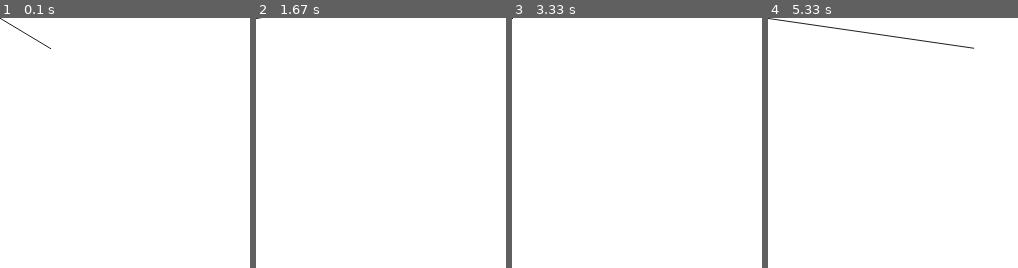
Above: before the commit, frames 1-4 (left to right).
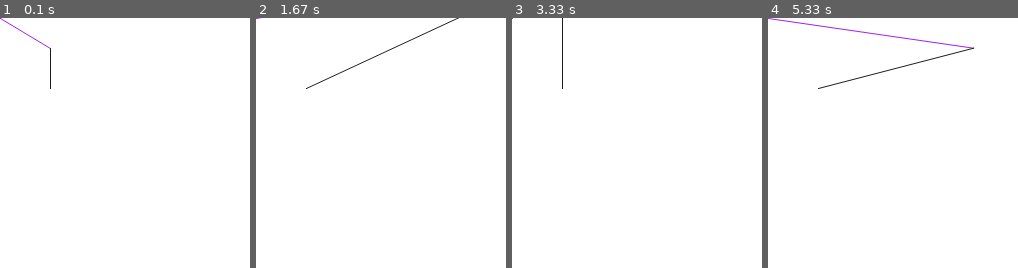
Above: after the commit, the same moments.

Repository: dantecc10/physics-coding
Game: pygame game, started from 2-script.py
The game is run twice, just before and just after one commit, with the same random seed, the same clock (stepped at 60 frames per second) and the same inputs.
Inputs:
- Up to frame 1 (0.1 s): no input
- Up to frame 2 (1.67 s): hold D 0.33-0.8 s; hold W 0.83-1.13 s; hold D 1.17-1.63 s
- Up to frame 3 (3.33 s): hold A 1.67-2.2 s; hold S 2.23-2.53 s; hold A 2.57-2.97 s; hold W from 3 s (still down)
- Up to frame 4 (5.33 s): release W at 3.37 s; hold D 3.4-4.03 s; hold S 4.07-4.43 s; hold A 4.47-4.93 s; hold D from 4.97 s (still down)

The runs differ from the first frame. In frame 1, 0.2% of the frame differs, in the area x 0-21%, y 0-29%; in frame 2, 0.4%; in frame 3, 0.1%; in frame 4, 1.0%, in the area x 0-83%, y 0-29%.

Commit message:
update notes

Diff:
--- a/2-script.py
+++ b/2-script.py
@@ -24,8 +24,8 @@
 
     screen.fill("white")
 
-    pygame.draw.aaline(screen, (30, 30, 30), [0, 0], [px, py], 1)
-    #pygame.draw.aaline(screen, (30, 30, 30), [50, 70], [px, py], 1)
+    pygame.draw.aaline(screen, "purple", [0, 0], [px, py], 1)
+    pygame.draw.aaline(screen, (30, 30, 30), [50, 70], [px, py], 1)
     keys = pygame.key.get_pressed()
     if keys[pygame.K_w]:
         py -= 300 * dt
--- /dev/null
+++ b/exercise1.py
@@ -0,0 +1,63 @@
+# import numpy as np
+import pygame
+
+'''
+Tarea: Investigar qué es el Cálculo Diferencial (qué es la derivada)
+'''
+
+pygame.init()
+screen = pygame.display.set_mode((1000, 1000))
+clock = pygame.time.Clock()
+running = True
+dt = 0
+
+player_pos = pygame.Vector2(screen.get_width() / 2, screen.get_height() / 2)
+x1 = 200
+y1 = 70
+y2 = y1
+x2 = x1 + 500
+x3 = x2
+y3 = y2 + 100
+x4 = x1
+y4 = y1 + 100
+
+while running:
+    # poll for events
+    # pygame.QUIT event means the user clicked X on the window
+    for event in pygame.event.get():
+        if event.type == pygame.QUIT:
+            running = False
+
+    screen.fill("white")
+
+    pygame.draw.aaline(screen, "red", [x1, y1], [x2, y2], 5)
+    pygame.draw.aaline(screen, "blue", [x2, y2], [x3, y3], 5)
+    pygame.draw.aaline(screen, "red", [x3, y3], [x4, y4], 5)
+    pygame.draw.aaline(screen, "blue", [x4, y4], [x1, y1], 5)
+    keys = pygame.key.get_pressed()
+    if keys[pygame.K_w]:
+        y1 -= 300 * dt
+        y4 -= 300 * dt
+    if keys[pygame.K_s]:
+        y1 += 300 * dt
+        y4 += 300 * dt
+    if keys[pygame.K_UP]:
+        y2 -= 300 * dt
+        y3 -= 300 * dt
+    if keys[pygame.K_DOWN]:
+        y2 += 300 * dt
+        y3 += 300 * dt
+
+    if keys[pygame.K_r]:
+        x1 = 200
+        y1 = 70
+        y2 = y1
+        x2 = x1 + 500
+        x3 = x2
+        y3 = y2 + 100
+        x4 = x1
+        y4 = y1 + 100
+
+    pygame.display.flip()
+
+    dt = clock.tick(60) / 1000
